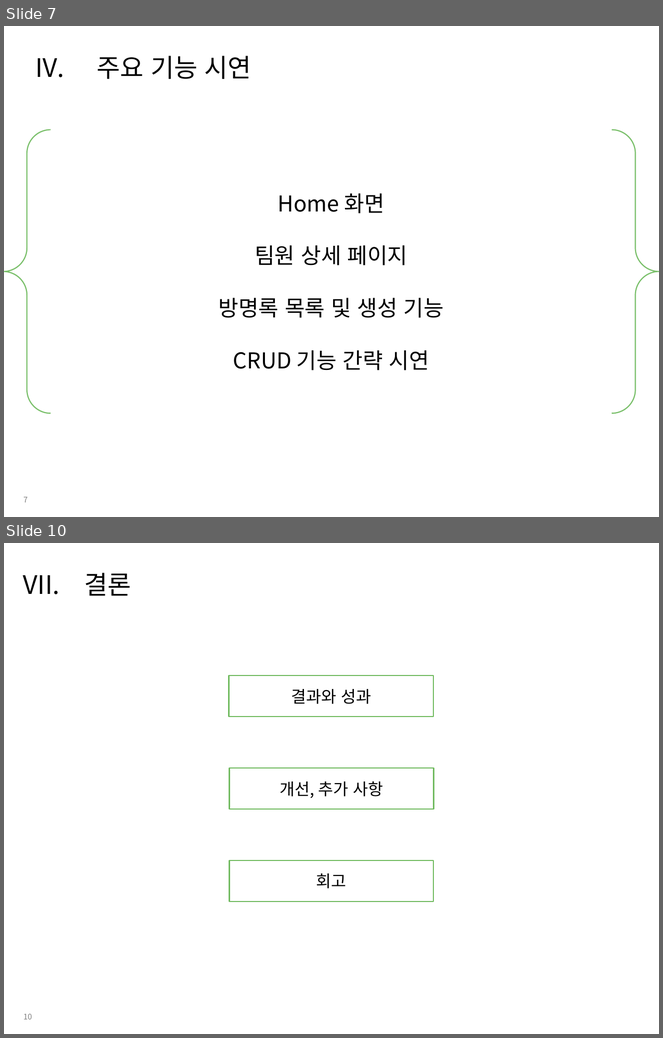
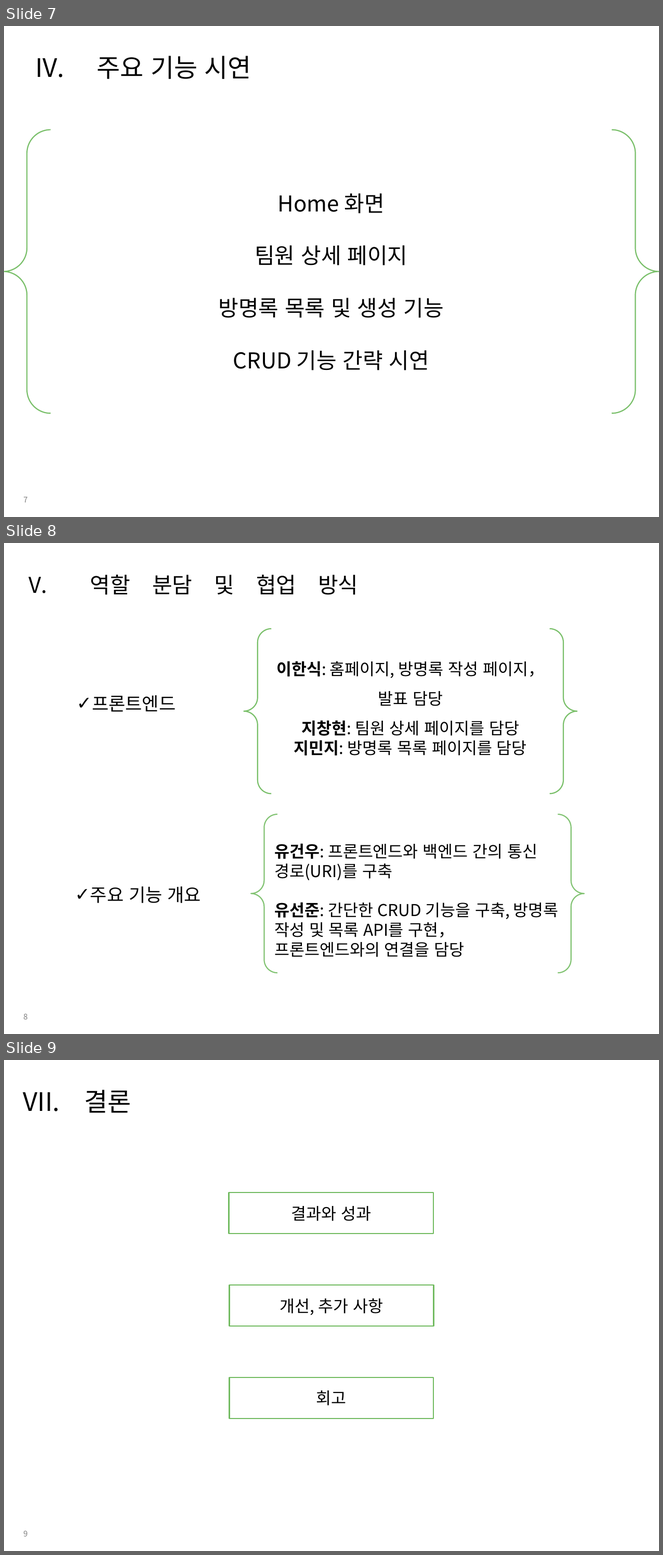
Before and after one commit to sparta-9team/week1, a slide deck: 9조_발표_ppt.pptx. Shown one above the other, each under a label of ours: slides 7 and 10 before the commit, slides 7, 8 and 9 after it; the slides between them are not shown. The pictures are 663x1038 and 663x1555 pixels, drawn with LibreOffice and Linux fonts; fonts in the diff are those of the drawing. Boxes give left, top, right and bottom in pixels: in the first picture for what was removed or moved away, otherwise in the second. Text is boxed around its words. In the diff, an @@ line names an element or a change of style, - is before the commit and + after.

```diff
--- a/9조_발표_ppt.pptx
+++ b/9조_발표_ppt.pptx
@@ slide 8 added at <box>4,543,659,1034</box>, background #FFFFFF; not listed: 1 template element that a slide beside it also shows @@
@@ title added at <box>90,575,358,595</box>, 24 pt, text #000000 @@
+V. 역할 분담 및 협업 방식
@@ brace pair added at <box>244,629,577,794</box>, outline #79BF69 1.25 pt, 18 pt, text #000000 @@
+이한식: 홈페이지, 방명록 작성 페이지，발표 담당
+지창현: 팀원 상세 페이지를 담당
+지민지: 방명록 목록 페이지를 담당
@@ text added at <box>92,695,176,712</box>, 20 pt, text #000000 @@
+✓ 프론트엔드
@@ brace pair added at <box>251,814,584,973</box>, outline #82C373 1.25 pt, 18 pt, text #000000 @@
+유건우: 프론트엔드와 백엔드 간의 통신 경로(URI)를 구축
+유선준: 간단한 CRUD 기능을 구축, 방명록 작성 및 목록 API를 구현， 프론트엔드와의 연결을 담당
@@ text added at <box>90,887,201,903</box>, 20 pt, text #000000 @@
+✓ 주요 기능 개요
@@ what was slide 10 is now slide 9 @@
@@ page number at <box>23,1531,27,1537</box>: text changed @@
-10
+9
```
Also in this commit, not shown: 1 slide changed, 2 slides removed.
